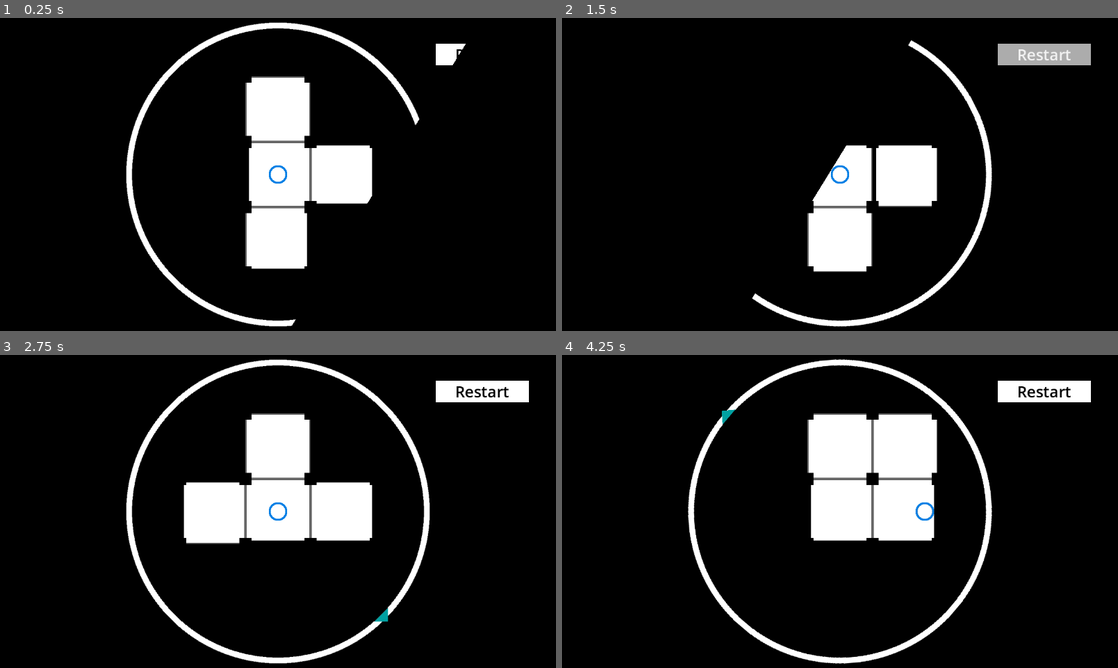
Above: before the commit, frames 1-4 (two rows, left to right).
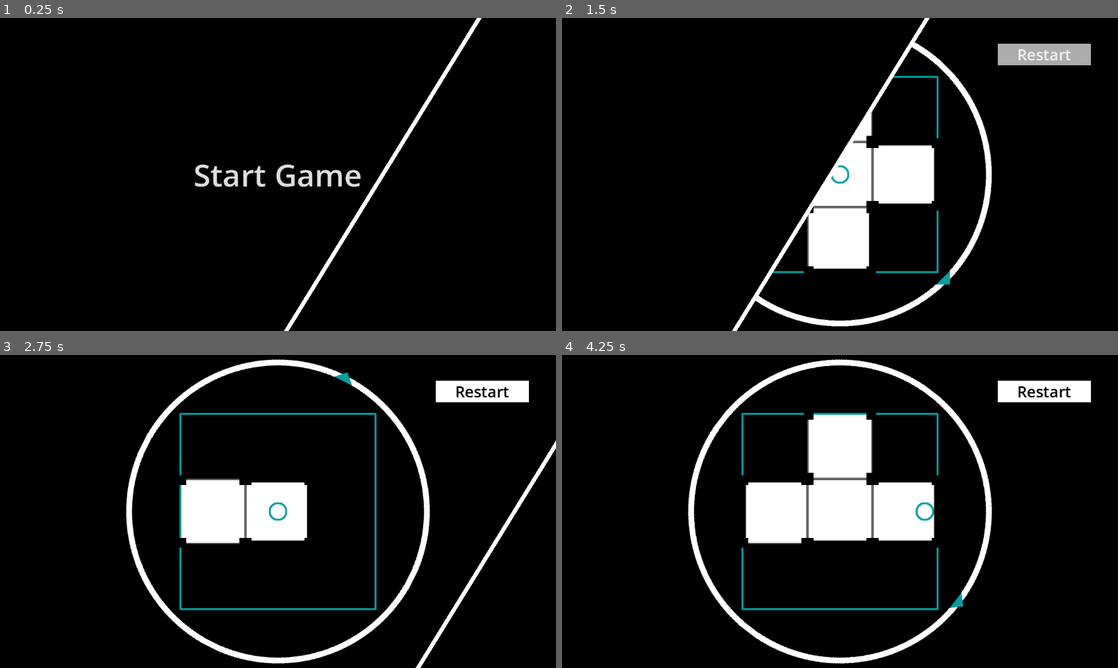
Above: after the commit, the same moments.

Repository: entityJY/hyperedi
Game: Godot game, scene res://ui/start_game.tscn
Same seed, same stepped clock (60 frames per second), same inputs: the game is played once before the commit and once after it. Before the commit the project starts from res://hyperplane_dungeon/dungeon.tscn.
Inputs:
- Up to frame 1 (0.25 s): no input
- Up to frame 2 (1.5 s): click "Restart" (after the commit: "Start Game") at 0.5 s; click "Restart" at 1.25 s
- Up to frame 3 (2.75 s): click "Restart" at 2 s
- Up to frame 4 (4.25 s): click "Restart" at 2.75 s; hold D (right) from 3.53 s (still down)

The runs differ from the first frame. In frame 1, 13% of the frame differs, in the area x 22-87%, y 0-100%; in frame 2, 2.2%; in frame 3, 7.1%; in frame 4, 6.1%.

Commit message:
feat: update graphics

Diff:
--- a/hyperplane_dungeon/dungeon.tscn
+++ b/hyperplane_dungeon/dungeon.tscn
@@ -68,6 +68,17 @@
 position = Vector2(0, -210)
 shape = SubResource("RectangleShape2D_pr5yw")
 
+[node name="TopSprite" type="Polygon2D" parent="TopDownWalls" unique_id=656353033]
+z_index = 1
+color = Color(0, 0.6310074, 0.6318191, 1)
+polygon = PackedVector2Array(-203, -200, 203, -200, 203, -204, -203, -204)
+
+[node name="BottomSprite" type="Polygon2D" parent="TopDownWalls" unique_id=1665048400]
+z_index = 1
+rotation = 3.1415927
+color = Color(0, 0.6310074, 0.6318191, 1)
+polygon = PackedVector2Array(-203, -200, 203, -200, 203, -204, -203, -204)
+
 [node name="LeftRightWalls" type="Area2D" parent="." unique_id=984309629]
 
 [node name="Left" type="CollisionShape2D" parent="LeftRightWalls" unique_id=189310376]
@@ -77,6 +88,18 @@
 [node name="Right" type="CollisionShape2D" parent="LeftRightWalls" unique_id=1099791040]
 position = Vector2(210, 0)
 shape = SubResource("RectangleShape2D_3j2vp")
+
+[node name="LeftSprite" type="Polygon2D" parent="LeftRightWalls" unique_id=2029275170]
+z_index = 1
+rotation = 4.712389
+color = Color(0, 0.6310074, 0.6318191, 1)
+polygon = PackedVector2Array(-203, -200, 203, -200, 203, -204, -203, -204)
+
+[node name="RightSprite" type="Polygon2D" parent="LeftRightWalls" unique_id=982917280]
+z_index = 1
+rotation = 1.5707964
+color = Color(0, 0.6310074, 0.6318191, 1)
+polygon = PackedVector2Array(-203, -200, 203, -200, 203, -204, -203, -204)
 
 [node name="Label" type="RichTextLabel" parent="." unique_id=2061166878]
 visible = false
--- a/hyperplane_dungeon/tile.tscn
+++ b/hyperplane_dungeon/tile.tscn
@@ -7,7 +7,7 @@
 [sub_resource type="CanvasTexture" id="CanvasTexture_pr5yw"]
 
 [sub_resource type="RectangleShape2D" id="RectangleShape2D_pr5yw"]
-size = Vector2(100, 100)
+size = Vector2(90, 90)
 
 [sub_resource type="RectangleShape2D" id="RectangleShape2D_u5x38"]
 
@@ -61,24 +61,28 @@
 
 [node name="BRSprite" type="Sprite2D" parent="PermanentWalls" unique_id=1742533761]
 modulate = Color(0, 0, 0, 1)
+z_index = 2
 position = Vector2(65, 65)
 scale = Vector2(20, 20)
 texture = SubResource("CanvasTexture_ncmvh")
 
 [node name="BLSprite" type="Sprite2D" parent="PermanentWalls" unique_id=662319085]
 modulate = Color(0, 0, 0, 1)
+z_index = 2
 position = Vector2(-65, 65)
 scale = Vector2(20, 20)
 texture = SubResource("CanvasTexture_ncmvh")
 
 [node name="TLSprite" type="Sprite2D" parent="PermanentWalls" unique_id=1615961174]
 modulate = Color(0, 0, 0, 1)
+z_index = 2
 position = Vector2(-65, -65)
 scale = Vector2(20, 20)
 texture = SubResource("CanvasTexture_ncmvh")
 
 [node name="TRSprite" type="Sprite2D" parent="PermanentWalls" unique_id=213435248]
 modulate = Color(0, 0, 0, 1)
+z_index = 2
 position = Vector2(65, -65)
 scale = Vector2(20, 20)
 texture = SubResource("CanvasTexture_ncmvh")
@@ -91,6 +95,7 @@
 
 [node name="Sprite2D" type="Sprite2D" parent="0" unique_id=2046177747]
 modulate = Color(0, 0, 0, 1)
+z_index = 2
 scale = Vector2(10, 130)
 texture = SubResource("CanvasTexture_kwjmu")
 
@@ -102,6 +107,7 @@
 
 [node name="Sprite2D" type="Sprite2D" parent="1" unique_id=508938442]
 modulate = Color(0, 0, 0, 1)
+z_index = 2
 scale = Vector2(130, 10)
 texture = SubResource("CanvasTexture_kwjmu")
 
@@ -113,6 +119,7 @@
 
 [node name="Sprite2D" type="Sprite2D" parent="2" unique_id=1227831460]
 modulate = Color(0, 0, 0, 1)
+z_index = 2
 scale = Vector2(10, 130)
 texture = SubResource("CanvasTexture_kwjmu")
 
@@ -124,6 +131,7 @@
 
 [node name="Sprite2D" type="Sprite2D" parent="3" unique_id=1069959841]
 modulate = Color(0, 0, 0, 1)
+z_index = 2
 scale = Vector2(130, 10)
 texture = SubResource("CanvasTexture_kwjmu")
 
--- a/player/player.tscn
+++ b/player/player.tscn
@@ -19,7 +19,7 @@
 radius = 19.235384
 
 [node name="Player" type="CharacterBody2D" unique_id=953885872]
-modulate = Color(0, 0.4938519, 0.89922094, 1)
+modulate = Color(0, 0.6310074, 0.6318191, 1)
 z_index = 2
 motion_mode = 1
 script = ExtResource("1_oul6g")
--- a/project.godot
+++ b/project.godot
@@ -11,7 +11,7 @@
 [application]
 
 config/name="Hyperedi"
-run/main_scene="uid://bd1pg3xhngavn"
+run/main_scene="uid://cv8o7vr5dpuw5"
 config/features=PackedStringArray("4.7")
 config/icon="res://icon.svg"
 
--- a/scene_transition/scene_transition.tscn
+++ b/scene_transition/scene_transition.tscn
@@ -19,7 +19,7 @@
 
 [sub_resource type="Animation" id="Animation_nsdte"]
 resource_name = "fade_in"
-length = 0.39999999999999997
+length = 0.4
 tracks/0/type = "value"
 tracks/0/imported = false
 tracks/0/enabled = true
@@ -35,7 +35,7 @@
 
 [sub_resource type="Animation" id="Animation_yc5g4"]
 resource_name = "fade_out"
-length = 0.39999999999999997
+length = 0.4
 tracks/0/type = "value"
 tracks/0/imported = false
 tracks/0/enabled = true
@@ -57,14 +57,17 @@
 }
 
 [node name="SceneTransition" type="CanvasLayer" unique_id=256597221 node_paths=PackedStringArray("animation_player")]
-layer = 3
+layer = 2
 script = ExtResource("1_1tgxw")
 animation_player = NodePath("AnimationPlayer")
 
 [node name="Polygon2D" type="Polygon2D" parent="." unique_id=755164870]
-z_index = 10
 color = Color(0, 0, 0, 1)
 polygon = PackedVector2Array(0, 0, 1552, 0, 1152, 648, -400, 648)
+
+[node name="Polygon2D2" type="Polygon2D" parent="Polygon2D" unique_id=283744929]
+show_behind_parent = true
+polygon = PackedVector2Array(-10, 0, 1562, 0, 1162, 648, -410, 648)
 
 [node name="AnimationPlayer" type="AnimationPlayer" parent="." unique_id=1565375608]
 libraries/ = SubResource("AnimationLibrary_1tgxw")
--- /dev/null
+++ b/ui/start_game.gd
@@ -0,0 +1,12 @@
+extends CanvasLayer
+
+@export var game_scene: PackedScene
+
+func _init() -> void:
+	SceneTransition.fade_in()
+
+func _on_button_button_down() -> void:
+	print("fade out")
+	SceneTransition.fade_out()
+	await SceneTransition.animation_finished
+	get_tree().change_scene_to_packed(game_scene)
--- /dev/null
+++ b/ui/start_game.tscn
@@ -0,0 +1,40 @@
+[gd_scene format=3 uid="uid://cv8o7vr5dpuw5"]
+
+[ext_resource type="Script" uid="uid://br66qu87odkit" path="res://ui/start_game.gd" id="1_v7nm1"]
+[ext_resource type="PackedScene" uid="uid://bd1pg3xhngavn" path="res://hyperplane_dungeon/dungeon.tscn" id="2_q6po8"]
+
+[sub_resource type="StyleBoxFlat" id="StyleBoxFlat_v7nm1"]
+bg_color = Color(0, 0, 0, 1)
+
+[sub_resource type="StyleBoxFlat" id="StyleBoxFlat_q6po8"]
+bg_color = Color(0, 0, 0, 1)
+
+[sub_resource type="StyleBoxFlat" id="StyleBoxFlat_c243a"]
+bg_color = Color(0, 0, 0, 1)
+
+[node name="StartGame" type="CanvasLayer" unique_id=522562156]
+script = ExtResource("1_v7nm1")
+game_scene = ExtResource("2_q6po8")
+
+[node name="Button" type="Button" parent="." unique_id=204298456]
+custom_minimum_size = Vector2(1152, 648)
+anchors_preset = 8
+anchor_left = 0.5
+anchor_top = 0.5
+anchor_right = 0.5
+anchor_bottom = 0.5
+offset_left = -576.0
+offset_top = -324.0
+offset_right = 576.0
+offset_bottom = 324.0
+grow_horizontal = 2
+grow_vertical = 2
+size_flags_horizontal = 4
+size_flags_vertical = 4
+theme_override_font_sizes/font_size = 64
+theme_override_styles/normal = SubResource("StyleBoxFlat_v7nm1")
+theme_override_styles/pressed = SubResource("StyleBoxFlat_q6po8")
+theme_override_styles/hover = SubResource("StyleBoxFlat_c243a")
+text = "Start Game"
+
+[connection signal="button_down" from="Button" to="." method="_on_button_button_down"]
Not shown, added: ui/start_game.gd.uid
